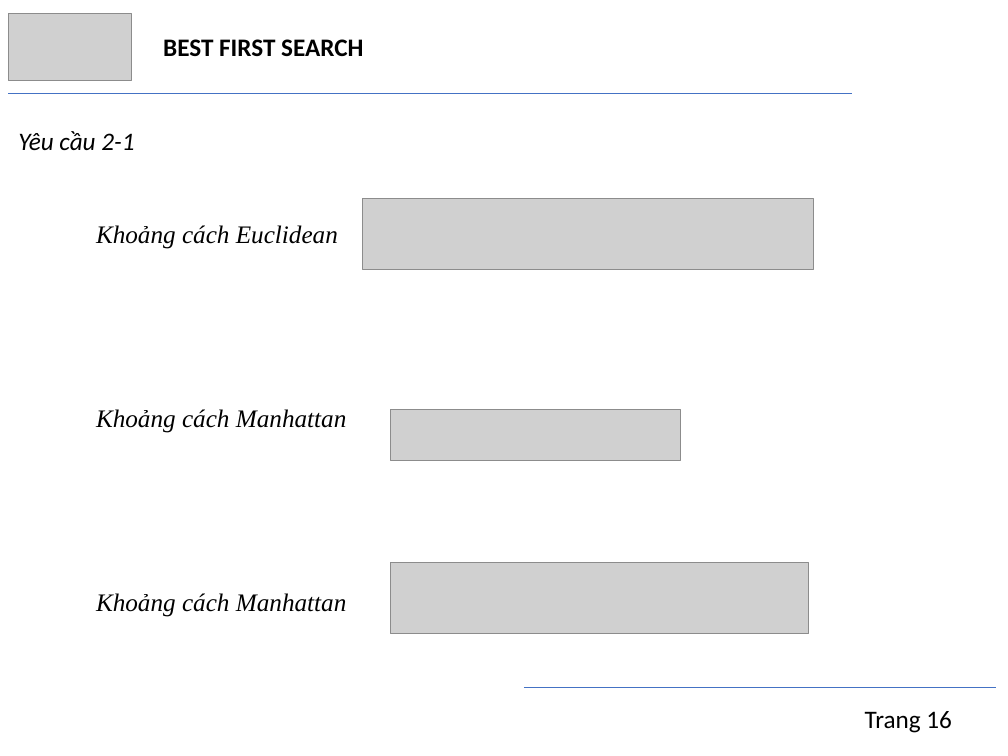
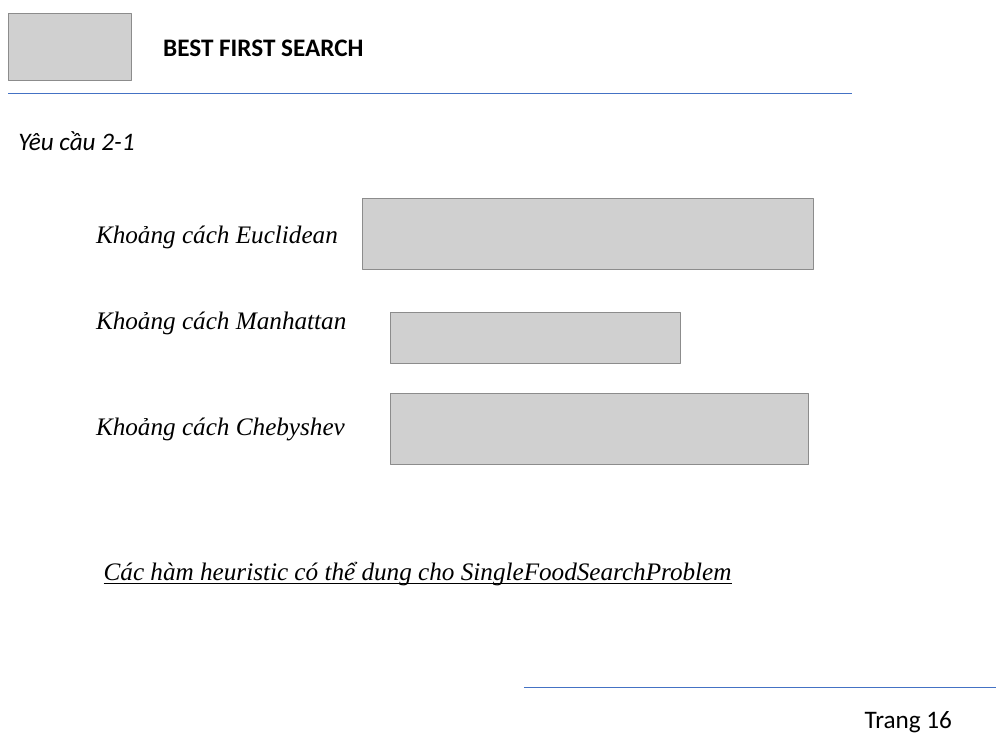
Before and after one commit to trngbro/AI, a slide deck: slide 16 of present/presentation.pptx. Drawn at 1008x756 pixels with LibreOffice and Linux fonts; fonts in the diff are those of the drawing; grey boxes stand for pictures. Boxes give left, top, right and bottom in pixels: in the first picture for what was removed or moved away, otherwise in the second. Text is boxed around its words. In the diff, an @@ line names an element or a change of style, - is before the commit and + after.

```diff
--- a/present/presentation.pptx
+++ b/present/presentation.pptx
@@ text "Khoảng cách Manhattan": place and size @@
-text "Khoảng cách Manhattan" at [96,409,347,433]
+text "Khoảng cách Manhattan" at [96,311,347,335]
@@ picture: place and size @@
-picture at [390,409,679,461]
+picture at [390,312,679,364]
@@ text at [96,417,345,441]: text changed @@
-Khoảng cách Manhattan
+Khoảng cách Chebyshev
@@ picture: place and size @@
-picture at [390,562,808,634]
+picture at [390,393,808,465]
@@ text added at [104,561,732,586], 18 pt, text #000000, italic, underline @@
+Các hàm heuristic có thể dung cho SingleFoodSearchProblem
```
Also in this commit, not shown: 12 other slides changed.
